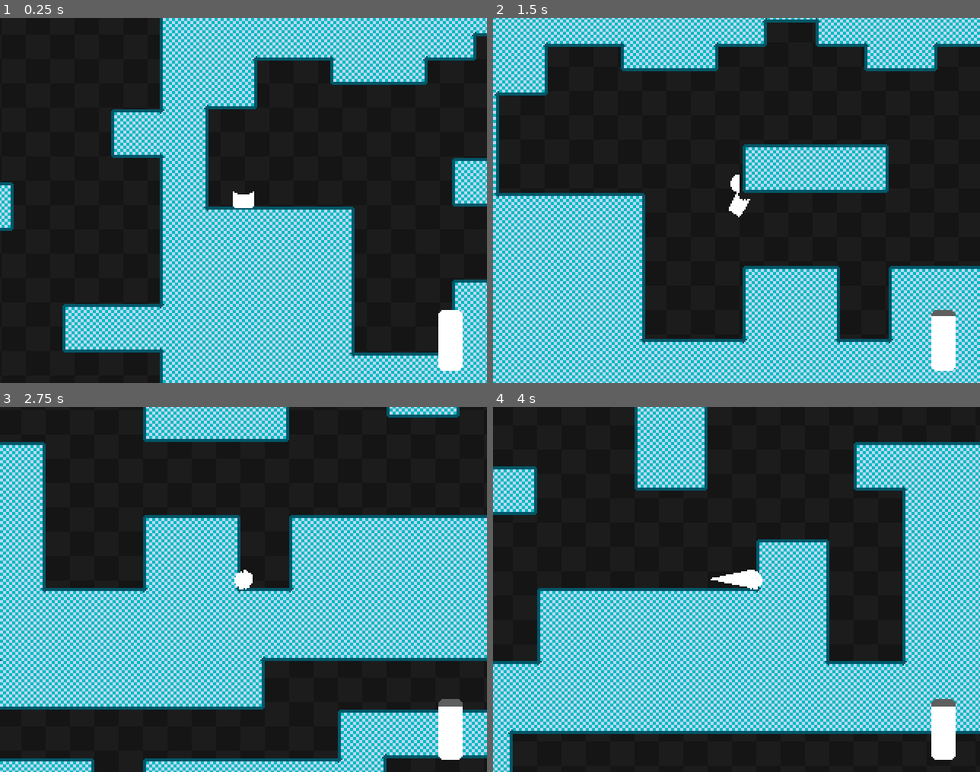
Above: before the commit, frames 1-4 (two rows, left to right).
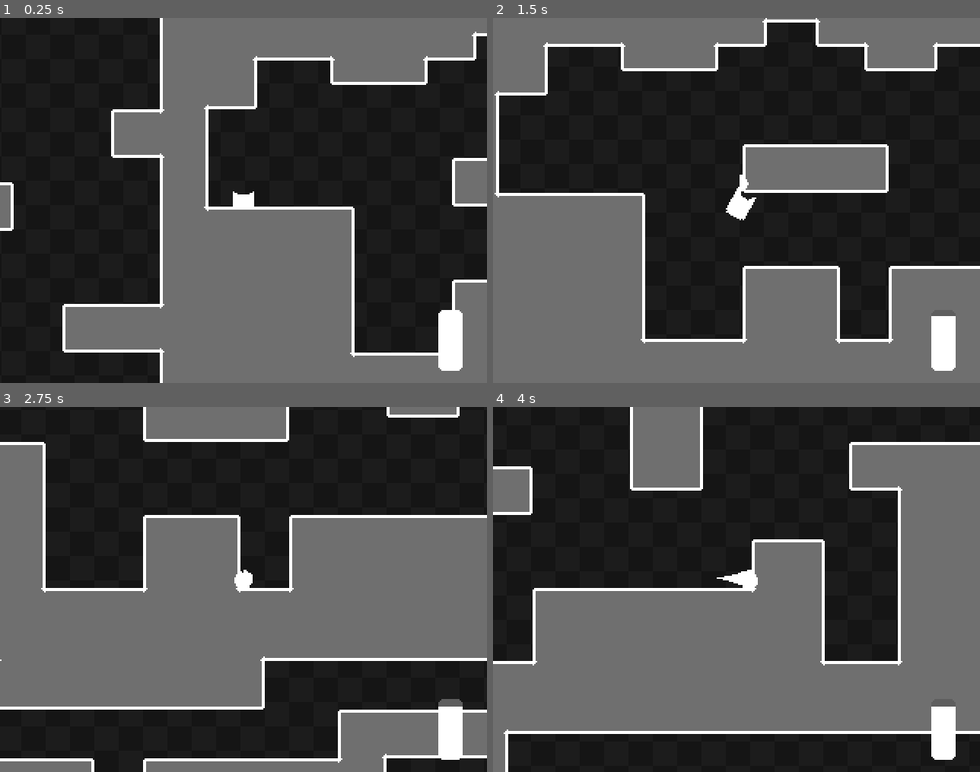
Above: after the commit, the same moments.

Repository: deltea/Gravity
Game: Godot game, scene res://main.tscn
Same seed, same stepped clock (60 frames per second), same inputs: the game is played once before the commit and once after it.
Inputs:
- Up to frame 1 (0.25 s): no input
- Up to frame 2 (1.5 s): hold D (right) from 0.53 s (still down); tap Shift (fly) at 0.6, 1.35 s; tap Space (jump) at 0.77 s
- Up to frame 3 (2.75 s): tap Space (jump) at 1.52 s; release D (right) at 2.03 s; hold A (left) from 2.03 s (still down); tap Shift (fly) at 2.1 s
- Up to frame 4 (4 s): release A (left) at 2.78 s; hold D (right) from 2.78 s (still down); tap Shift (fly) at 2.85, 3.6 s; tap Space (jump) at 3.02, 3.77 s

The runs differ from the first frame. In frame 1, 42% of the frame differs, in the area x 0-100%, y 0-100%; in frame 2, 47%; in frame 3, 52%; in frame 4, 51%.

Commit message:
🏃‍♂️ even better movement

Diff:
--- a/player.gd
+++ b/player.gd
@@ -4,19 +4,20 @@
 enum { RUN, FLY }
 
 @export_group("Running")
-@export var run_speed = 200
+@export var run_speed = 220
 @export var jump_velocity = 320
 @export var gravity = 980
 @export var fall_gravity = 1800
 @export var double_jump = true
 
 @export_group("Flying")
-@export var fly_speed = 280
+@export var fly_speed = 300
 @export var stamina_cost = 15
 @export var stamina_regen = 10
 @export var acceleration = 1800
 @export var deceleration = 1800
 @export var stamina_bar: TextureProgressBar
+@export var fly_transition_scale = 1.8
 
 @export_group("Animation")
 @export var fly_texture: Texture2D
@@ -112,6 +113,7 @@
 	sprite.texture = fly_texture
 	run_collider.disabled = true
 	fly_collider.disabled = false
+	sprite.scale = Vector2.ONE * fly_transition_scale
 
 func end_fly():
 	state = RUN
@@ -119,6 +121,7 @@
 	sprite.texture = original_texture
 	fly_collider.disabled = true
 	run_collider.disabled = false
+	sprite.scale = Vector2.ONE * fly_transition_scale
 
 func update_stamina(value: float, delta: float):
 	stamina += value * delta
Binary file changed: assets/tileset.png
